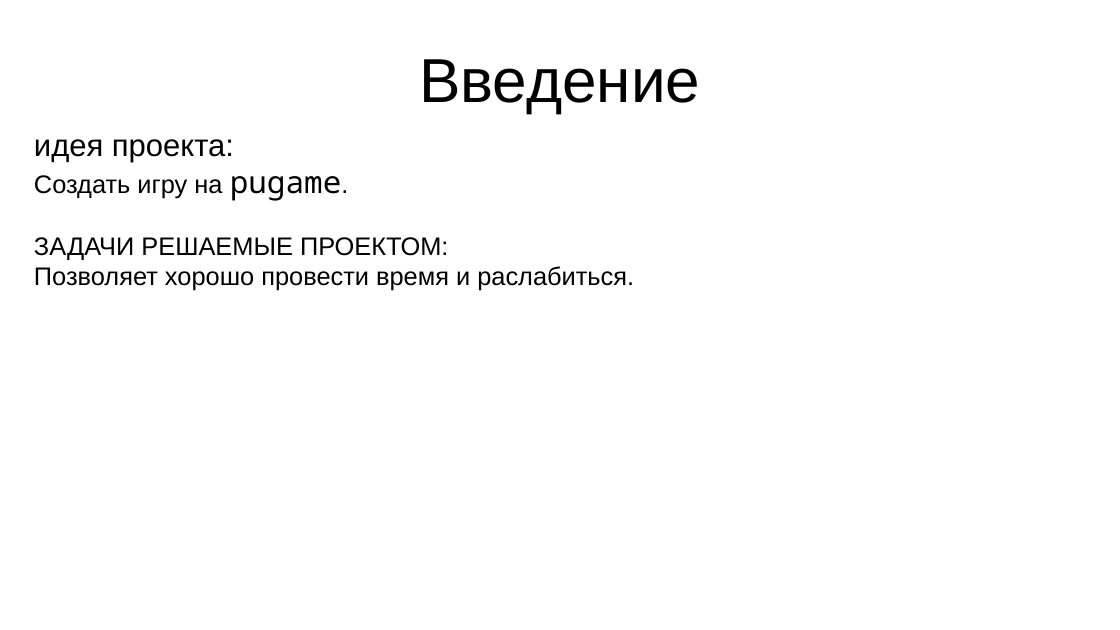
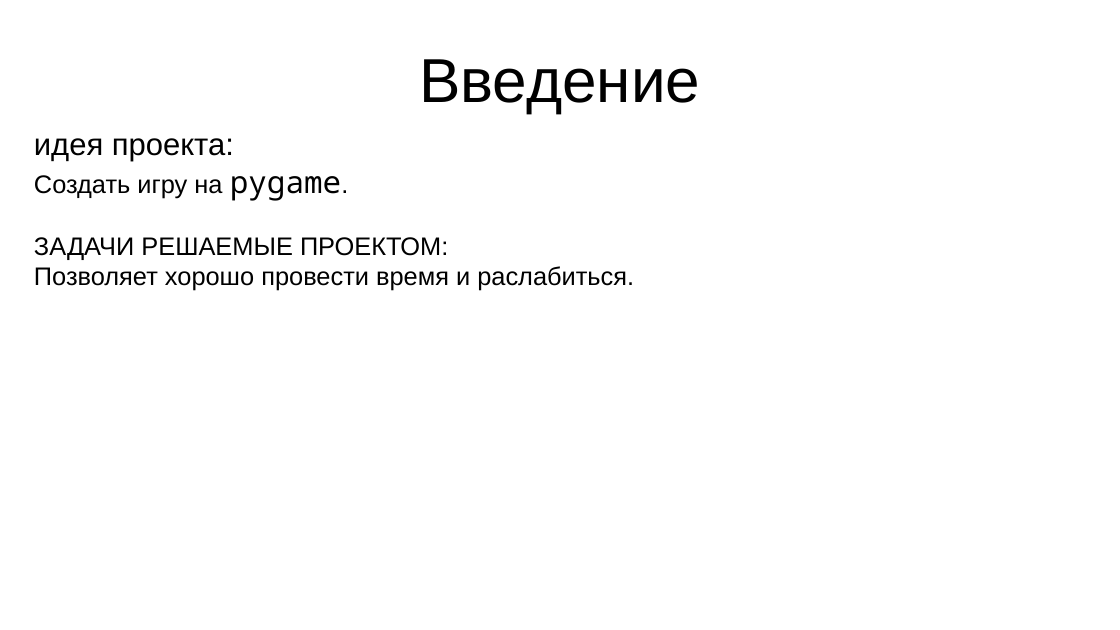
Before and after one commit to zkdas70/asteroids, a slide deck: slide 2 of презинтация и поясн. записка/роект 2 - игра на pegame - презинтация.pptx. Drawn at 1120x630 pixels with LibreOffice and Linux fonts; fonts in the diff are those of the drawing. Boxes give left, top, right and bottom in pixels: in the first picture for what was removed or moved away, otherwise in the second. Text is boxed around its words. In the diff, an @@ line names an element or a change of style, - is before the commit and + after.

```diff
--- a/презинтация и поясн. записка/роект 2 - игра на pegame - презинтация.pptx
+++ b/презинтация и поясн. записка/роект 2 - игра на pegame - презинтация.pptx
@@ text at (34,175,342,201): text changed @@
-Создать игру на pugame.
+Создать игру на pygame.
```
Also in this commit, not shown: 3 other slides changed.
